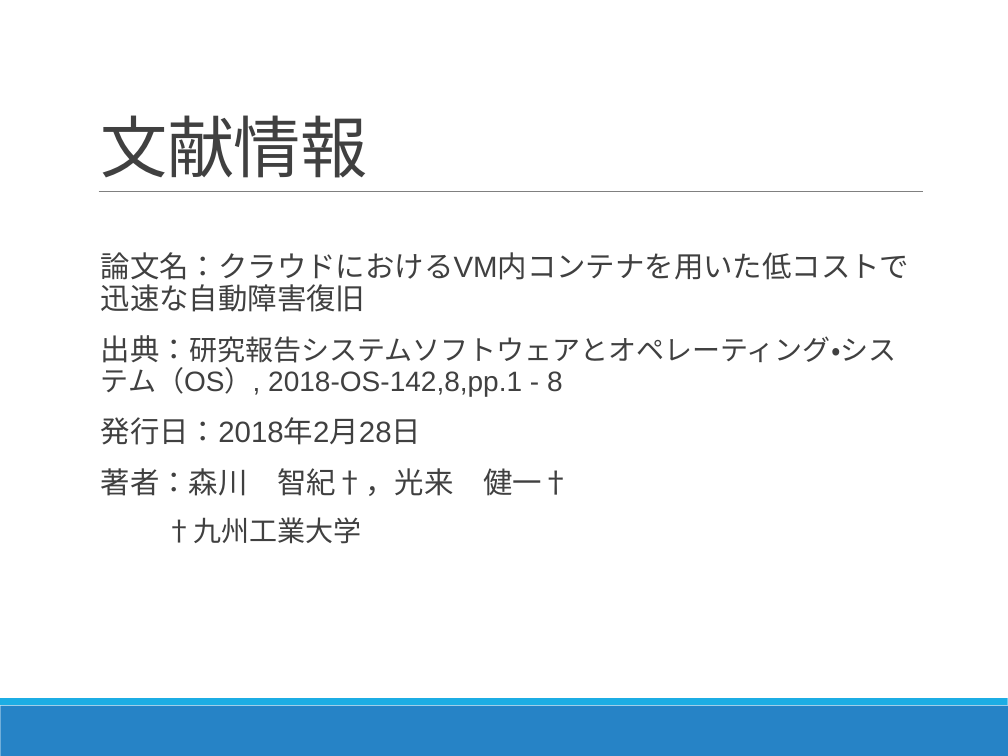
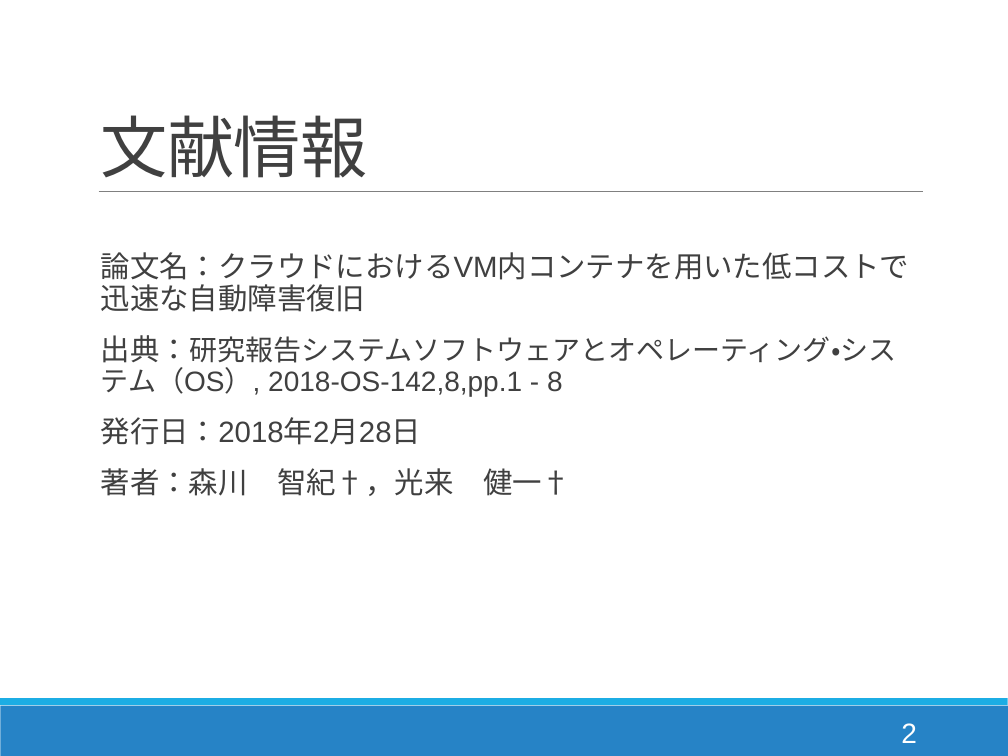
Before and after one commit to Kota0823/Document, a slide deck: slide 2 of 輪講2019-1_鈴木洸太.pptx. Drawn at 1008x756 pixels with LibreOffice and Linux fonts; fonts in the diff are those of the drawing. Boxes give left, top, right and bottom in pixels: in the first picture for what was removed or moved away, otherwise in the second. Text is boxed around its words. In the diff, an @@ line names an element or a change of style, - is before the commit and + after.

```diff
--- a/輪講2019-1_鈴木洸太.pptx
+++ b/輪講2019-1_鈴木洸太.pptx
@@ text removed at [166,517,362,544] @@
-†九州工業大学
@@ page number added at [901,723,917,743], 20 pt, text #FFFFFF @@
+2
```
Also in this commit, not shown: 36 other slides changed.
